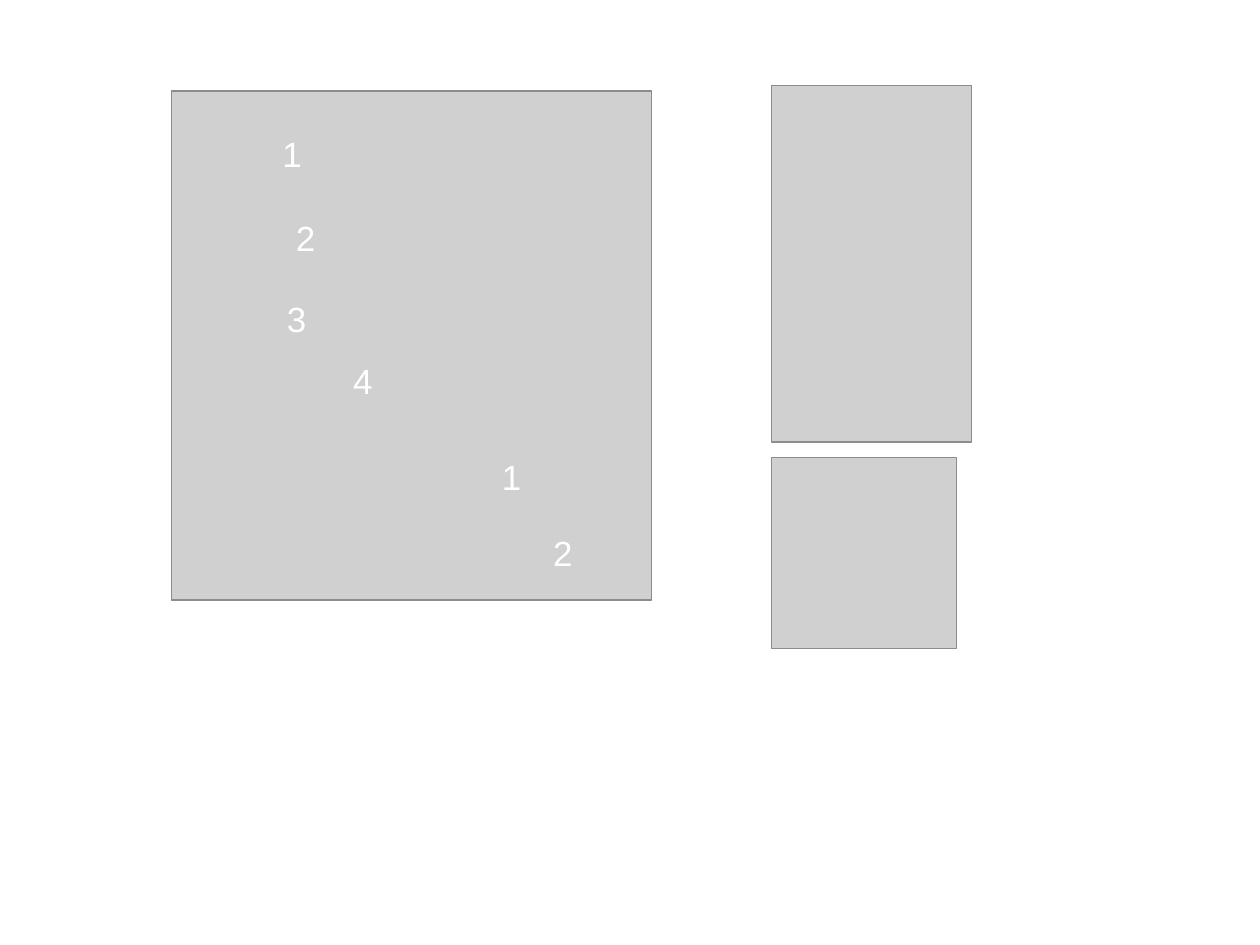
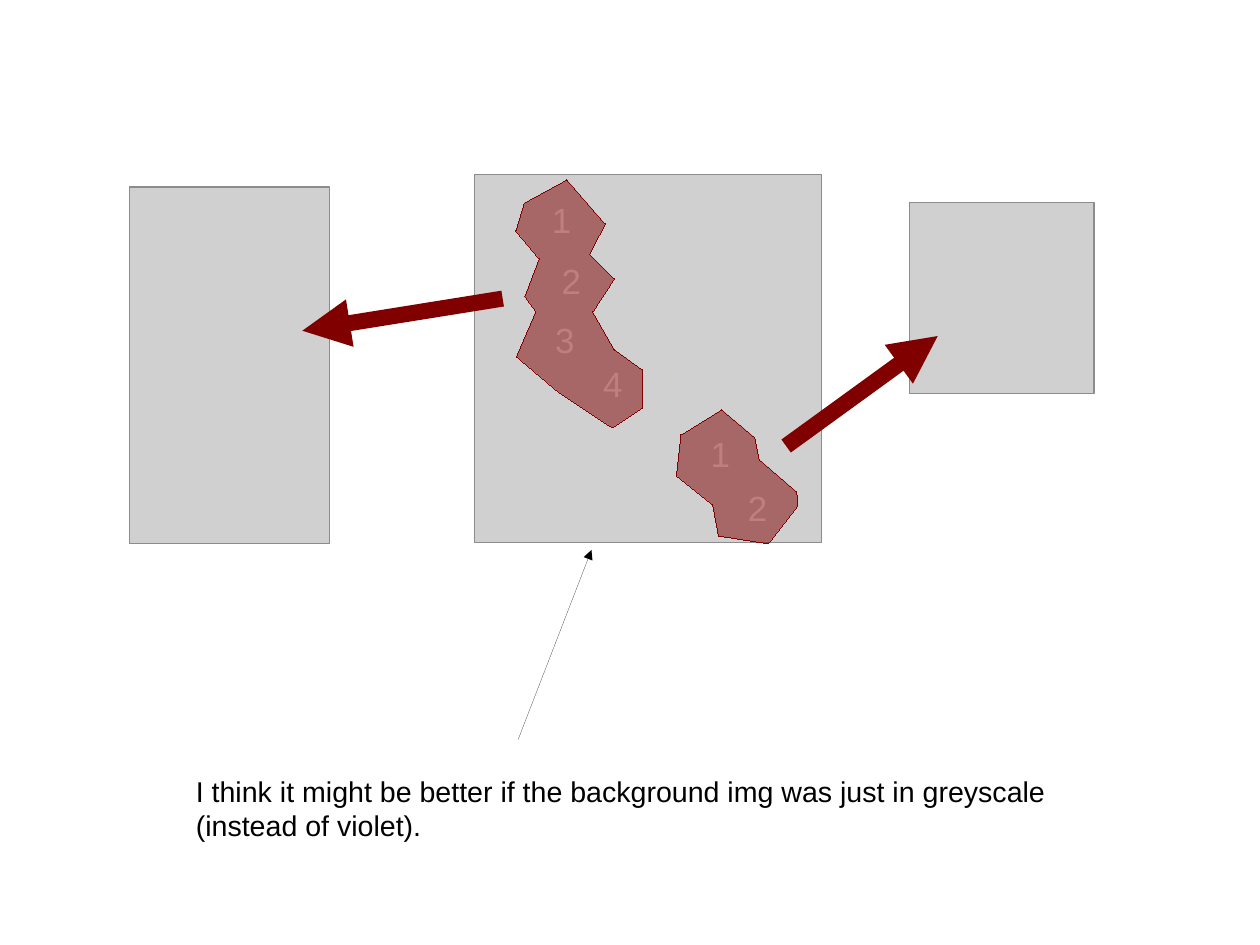
Before and after one commit to mgelbart/encircle-revived, a slide deck: slide 1 of segmentation/documents/fig1.odp. Drawn at 1260x945 pixels with LibreOffice and Linux fonts; fonts in the diff are those of the drawing; grey boxes stand for pictures. Boxes give left, top, right and bottom in pixels: in the first picture for what was removed or moved away, otherwise in the second. Text is boxed around its words. In the diff, an @@ line names an element or a change of style, - is before the commit and + after.

```diff
--- a/segmentation/documents/fig1.odp
+++ b/segmentation/documents/fig1.odp
@@ picture: place and size @@
-picture at [772, 457, 957, 648]
+picture at [475, 174, 822, 542]
@@ picture: place and size @@
-picture at [172, 91, 652, 600]
+picture at [129, 188, 329, 544]
@@ freeform shape added at [516, 180, 643, 428], fill #800000 at 50% opacity, outline #800000 0 pt @@
@@ picture: place and size @@
-picture at [772, 86, 972, 442]
+picture at [909, 202, 1094, 393]
@@ arrow added from (503, 298) to (303, 330), #800000 10.09 pt @@
@@ arrow added from (787, 446) to (938, 336), #800000 10.09 pt @@
@@ freeform shape added at [677, 409, 798, 543], fill #800000 at 50% opacity, outline #800000 0 pt @@
@@ group removed at [282, 143, 572, 566]: 6 texts @@
-1
-2
-4
-3
-2
-1
@@ arrow added from (518, 740) to (592, 550), #000000 0 pt @@
@@ text added at [196, 781, 1045, 842], 18 pt, text #000000 @@
+I think it might be better if the background img was just in greyscale
+(instead of violet).
```
